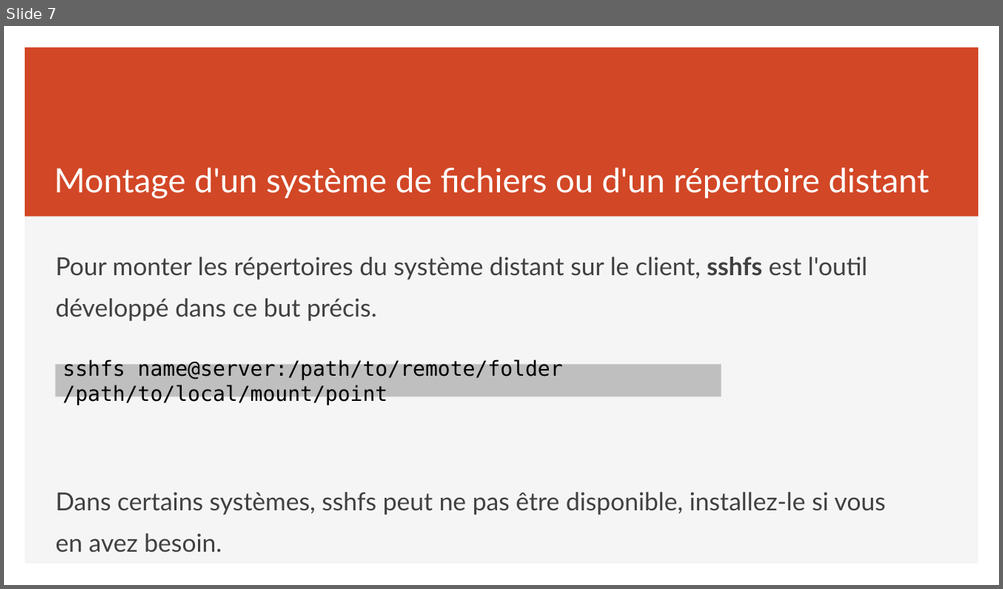
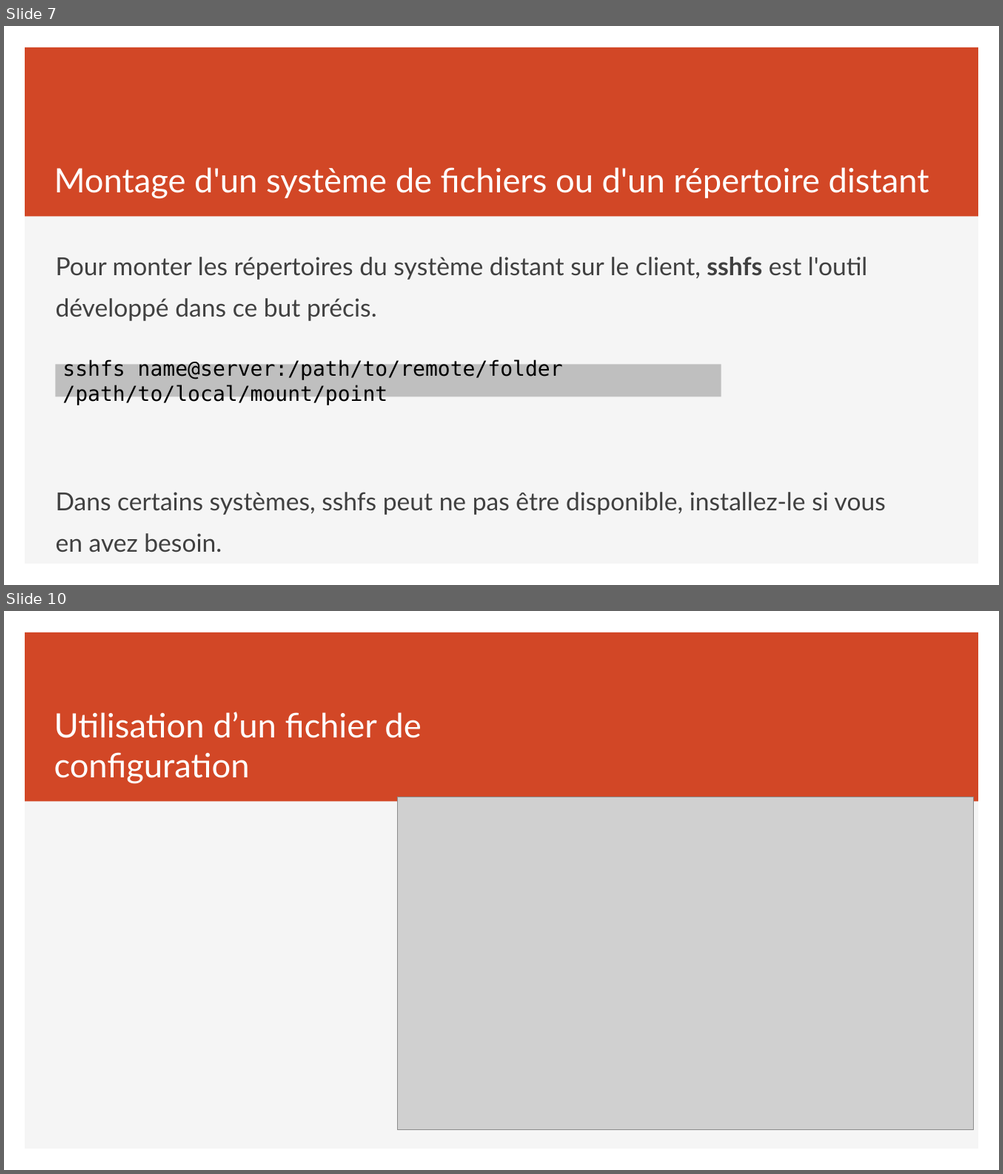
Before and after one commit to simonquillaud/420-W44-SF-v2, a slide deck: Module05_AccesDistant/CoursAccesDistant.pptx. Shown one above the other, each under a label of ours: slide 7 before the commit, slides 7 and 10 after it; the slides between them are not shown. The pictures are 1003x589 and 1003x1174 pixels, drawn with LibreOffice and Linux fonts; fonts in the diff are those of the drawing; grey boxes stand for pictures. Boxes give left, top, right and bottom in pixels: in the first picture for what was removed or moved away, otherwise in the second. Text is boxed around its words. In the diff, an @@ line names an element or a change of style, - is before the commit and + after.

```diff
--- a/Module05_AccesDistant/CoursAccesDistant.pptx
+++ b/Module05_AccesDistant/CoursAccesDistant.pptx
@@ slide 10 added at <box>4,611,999,1170</box>, background #FFFFFF; not listed: 2 template elements that a slide beside it also shows @@
@@ title added at <box>54,712,421,784</box>, 32.4 pt, text #FFFFFF @@
+Utilisation d’un fichier de configuration
@@ picture added at <box>397,797,973,1131</box> @@
```
Also in this commit, not shown: 2 slides changed, 5 other slides added, 3 other files.
